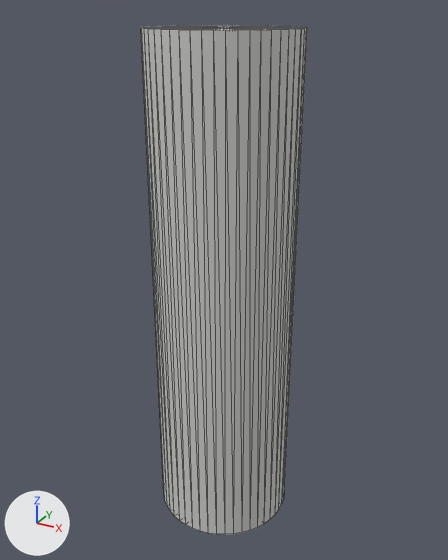
What one commit did to the glTF model w3-staging/lot10/details/1530a5a3557b850ff3fef8bf06e9ccd6f9580cefa5127a9c28199d1b6bb9a705.glb.
Before and after are seen from a 50 mm lens placed at (11.879, -1.843, 0.051), pointed at (10.991, -0.228, -0.757). Every picture has the same lights, and +X, +Y and +Z are marked at lower left. The picture after the commit comes second. Mesh edges are drawn as thin lines. Vertices at exactly the same position are counted once.

The first picture shows 'FD-L10-FTG-B1-07'.
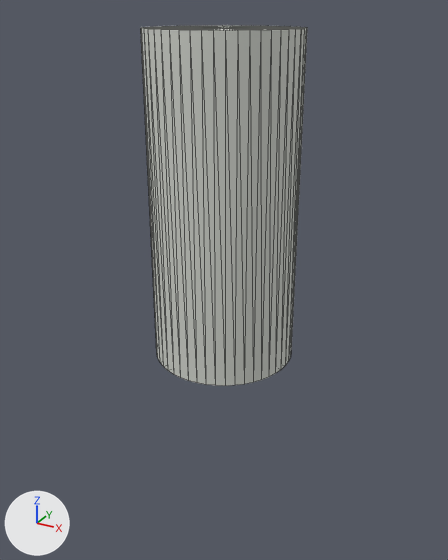
What changed in the scene script:
```text
Change me_fd_l10_ftg_b1_07:
    used by ob_fd_l10_ftg_b1_07; location = (0.0, 0.0, 0.0)
    remove me_fd_l10_ftg_b1_07.from_pydata(...)  # 194 vertices, 384 faces; spans x 10.77..11.23, y -0.47..-0.02, z -1.6..0.0
    add me_fd_l10_ftg_b1_07.from_pydata(...)  # 194 vertices, 384 faces; spans x 10.77..11.23, y -0.47..-0.02, z -1.0..0.0
    me_fd_l10_ftg_b1_07 part 1: all 98 vertices in x 10.77..11.23, y -0.47..-0.02, z -1.6..-1.5 are moved by (0.0, 0.0, 0.6)
```

Boxes (x1, y1, x2, y2) around the edits, measured in the pictures (448 x 560 px; the box of a moved part takes in the faces that stretch with it):
'FD-L10-FTG-B1-07', reshaped (29% shorter)
    before: (141, 25, 307, 534)
    after: (141, 25, 307, 386)
part 1 of me_fd_l10_ftg_b1_07, moved or reshaped
    before: (143, 30, 306, 534)
    after: (143, 30, 306, 386)
